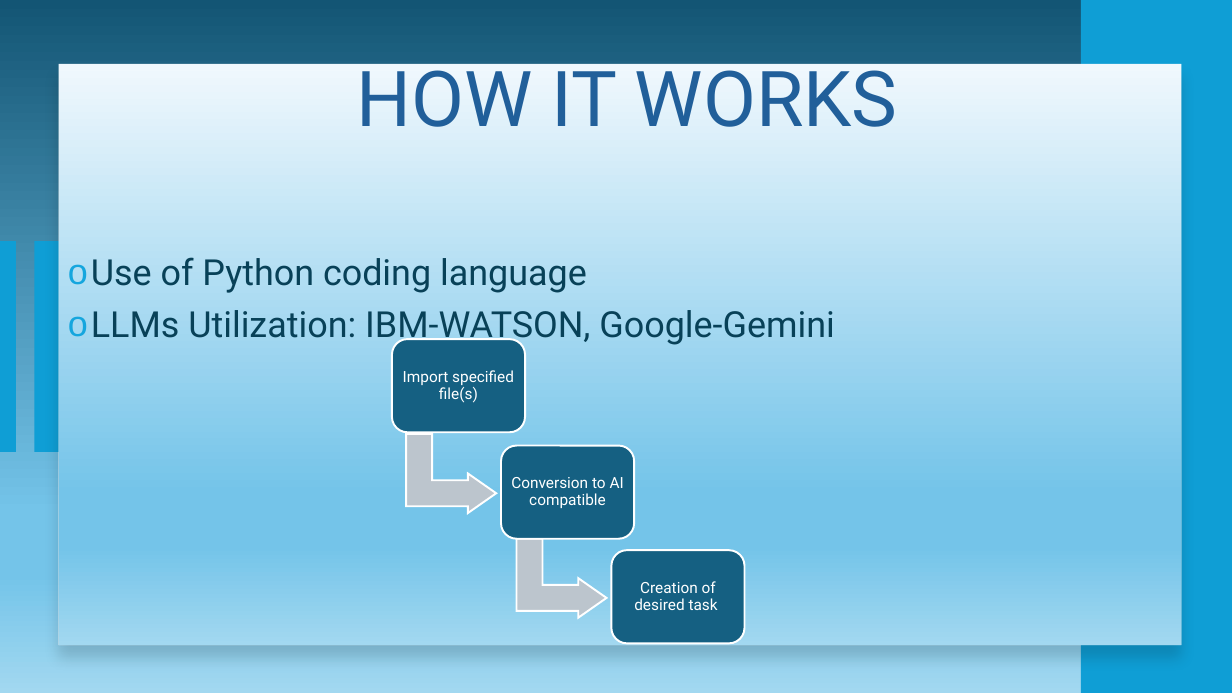
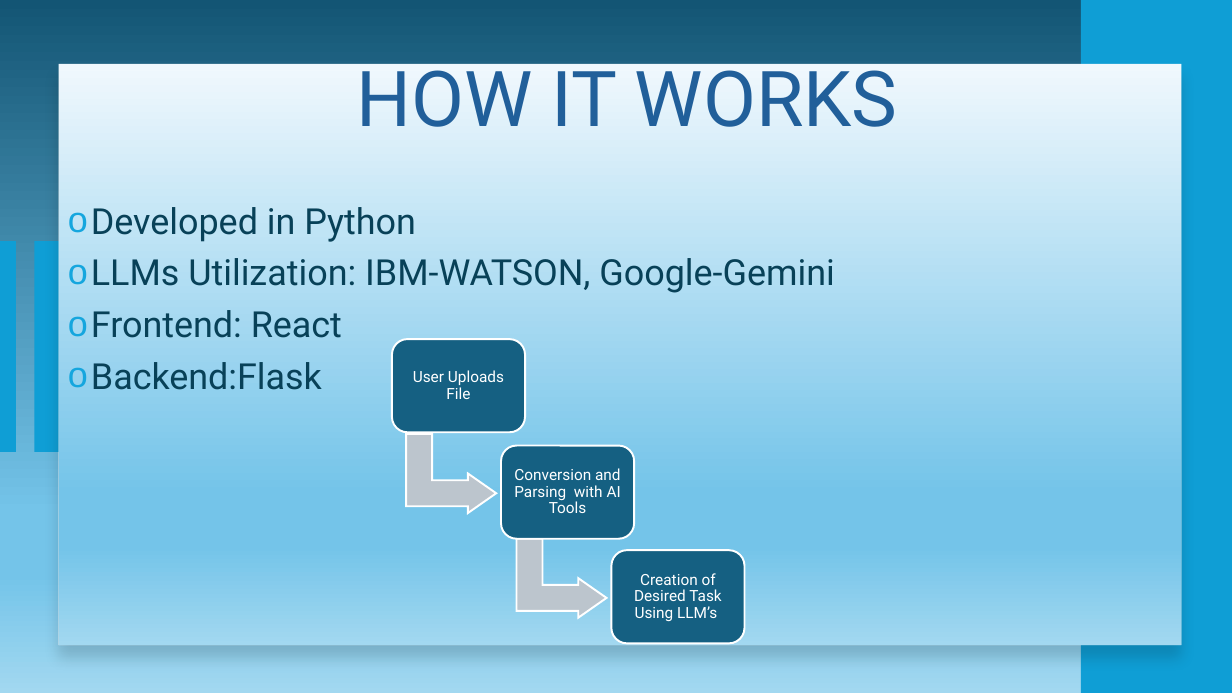
Before and after one commit to striker40/makeathon-2025, a slide deck: slide 7 of ey.pptx. Drawn at 1232x693 pixels with LibreOffice and Linux fonts; fonts in the diff are those of the drawing. Boxes give left, top, right and bottom in pixels: in the first picture for what was removed or moved away, otherwise in the second. Text is boxed around its words. In the diff, an @@ line names an element or a change of style, - is before the commit and + after.

```diff
--- a/ey.pptx
+++ b/ey.pptx
@@ text at bbox=[91, 207, 416, 242]: text changed @@
-o Use of Python coding language
+o Developed in Python
@@ text at bbox=[91, 310, 342, 390]: paragraphs added @@
+o Frontend: React
+o Backend:Flask
@@ text at bbox=[413, 370, 504, 399]: text changed @@
-Import specified file(s)
+User Uploads File
@@ text at bbox=[514, 468, 621, 513]: text changed @@
-Conversion to AI compatible
+Conversion and Parsing with AI Tools
@@ text at bbox=[634, 573, 721, 621]: text changed @@
-Creation of desired task
+Creation of Desired Task Using LLM’s
```
